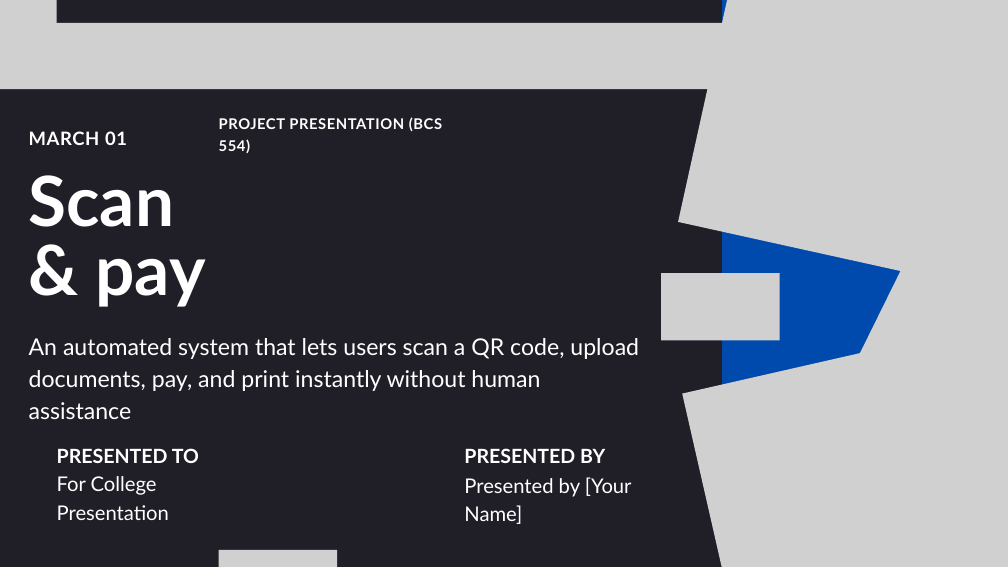
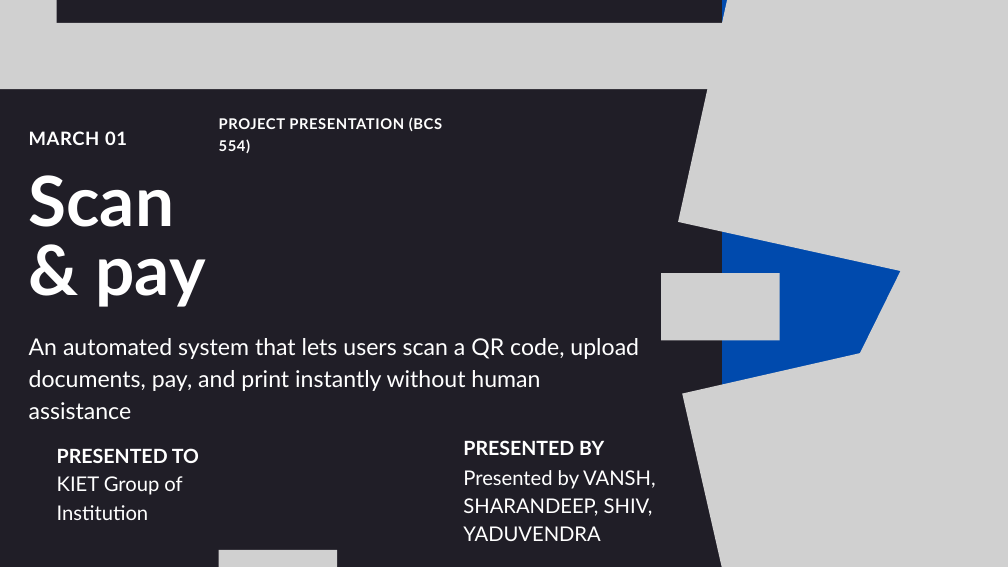
Before and after one commit to vansh1056/Major_project-Scan-pay-, a slide deck: slide 1 of document/Presentation - scan and pay.pptx. Drawn at 1008x567 pixels with LibreOffice and Linux fonts; fonts in the diff are those of the drawing; grey boxes stand for pictures. Boxes give left, top, right and bottom in pixels: in the first picture for what was removed or moved away, otherwise in the second. Text is boxed around its words. In the diff, an @@ line names an element or a change of style, - is before the commit and + after.

Commit message:
adding official documenr

```diff
--- a/document/Presentation - scan and pay.pptx
+++ b/document/Presentation - scan and pay.pptx
@@ text "PRESENTED BY": place and size @@
-text "PRESENTED BY" at (464,448,605,463)
+text "PRESENTED BY" at (463,440,604,455)
@@ text at (57,476,182,520): text changed @@
-For College Presentation
+KIET Group of Institution
@@ text at (463,470,656,541): text changed @@
-Presented by [Your Name]
+Presented by VANSH, SHARANDEEP, SHIV, YADUVENDRA
```
